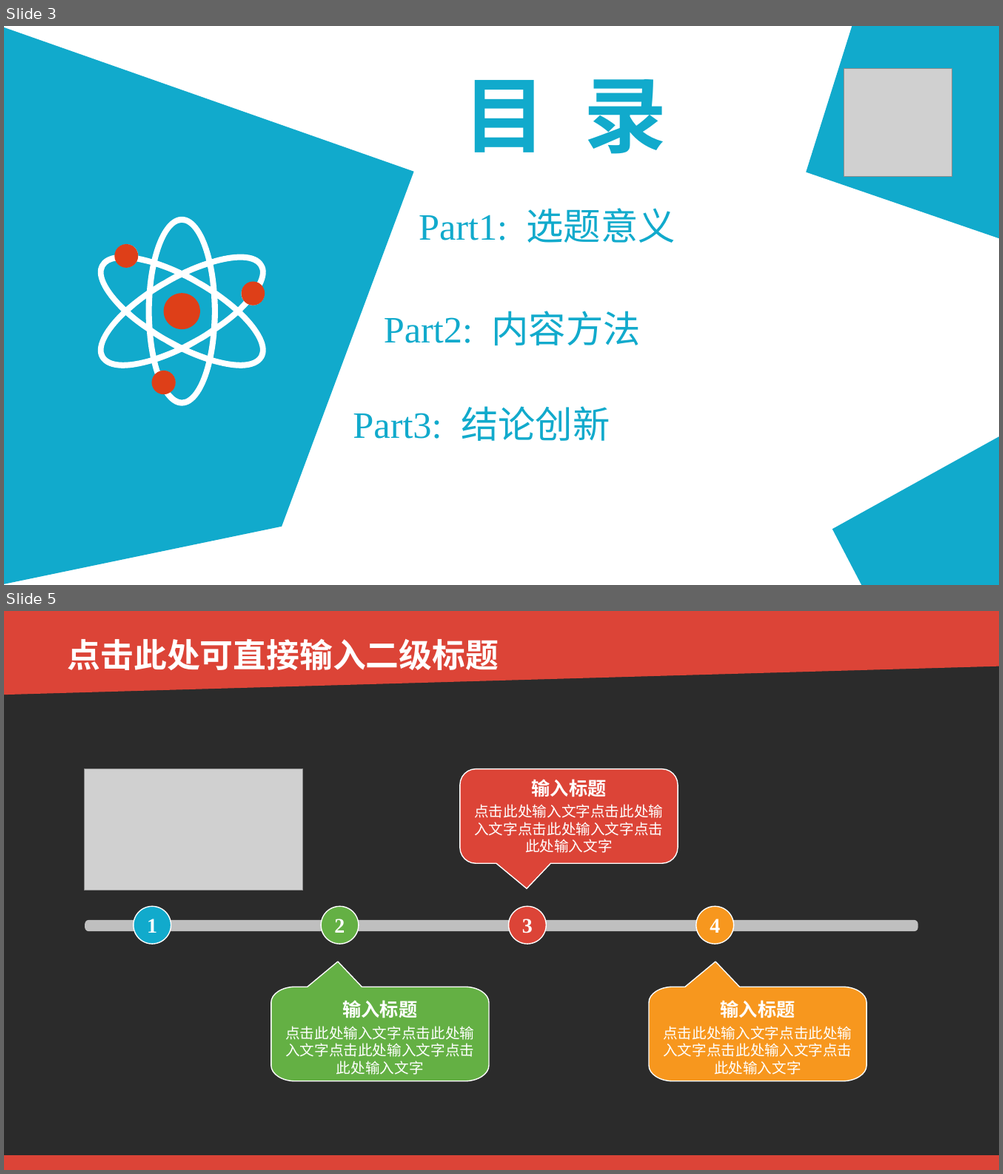
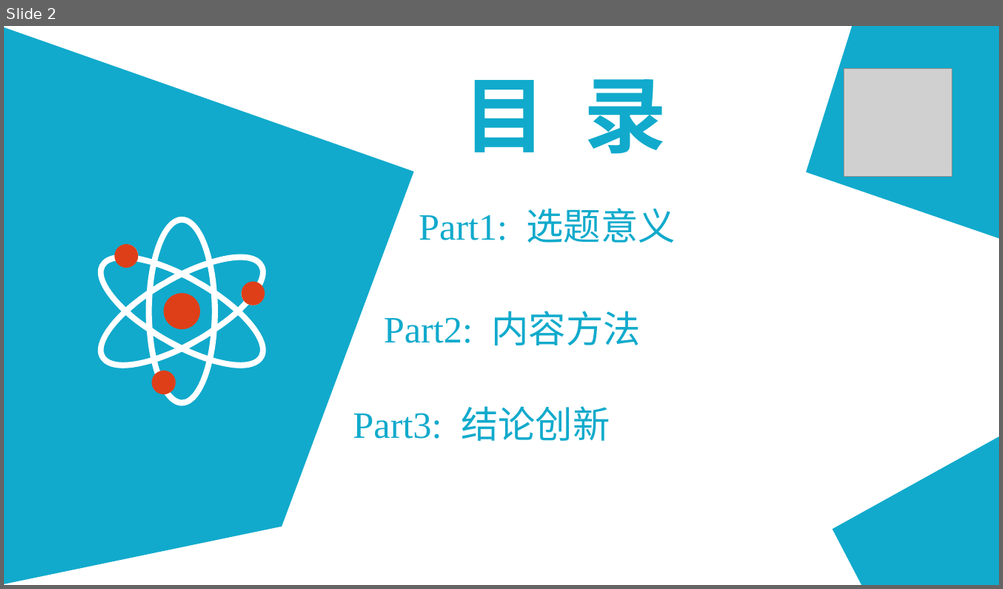
Before and after one commit to RyanWangg/FinalPaper, a slide deck: 毕业论文答辩展示.ppt. Shown one above the other, each under a label of ours: slides 3 and 5 before the commit, slide 2 after it; the slides between them are not shown. The pictures are 1003x1174 and 1003x589 pixels, drawn with LibreOffice and Linux fonts; fonts in the diff are those of the drawing; grey boxes stand for pictures; background and template pictures are left out; a plain dark background stands for a picture behind light text. Boxes give left, top, right and bottom in pixels: in the first picture for what was removed or moved away, otherwise in the second. Text is boxed around its words. In the diff, an @@ line names an element or a change of style, - is before the commit and + after.

```diff
--- a/毕业论文答辩展示.ppt
+++ b/毕业论文答辩展示.ppt
@@ slide 5 removed at <box>4,611,999,1170</box>, background picture (left out) @@
@@ freeform shape removed at <box>4,611,998,695</box> @@
@@ text removed at <box>68,638,499,670</box> @@
-点击此处可直接输入二级标题
@@ picture removed at <box>85,769,303,891</box> @@
@@ rounded speech box removed at <box>460,769,677,864</box> @@
@@ text removed at <box>474,779,663,853</box> @@
-输入标题
-点击此处输入文字点击此处输入文字点击此处输入文字点击此处输入文字
@@ rounded rectangle removed at <box>85,920,917,931</box> @@
@@ ellipse removed at <box>133,906,170,943</box> @@
-1
@@ ellipse removed at <box>321,906,358,943</box> @@
-2
@@ ellipse removed at <box>508,906,545,943</box> @@
-3
@@ ellipse removed at <box>696,906,733,943</box> @@
-4
@@ freeform shape removed at <box>271,962,489,1081</box> @@
@@ freeform shape removed at <box>648,962,866,1081</box> @@
@@ text removed at <box>285,1000,474,1075</box> @@
-输入标题
-点击此处输入文字点击此处输入文字点击此处输入文字点击此处输入文字
@@ text removed at <box>663,1000,851,1075</box> @@
-输入标题
-点击此处输入文字点击此处输入文字点击此处输入文字点击此处输入文字
@@ rectangle removed at <box>4,1155,998,1170</box> @@
@@ what was slide 3 is now slide 2 @@
```
Also in this commit, not shown: 4 slides changed, 8 slides added, 14 other slides removed.
